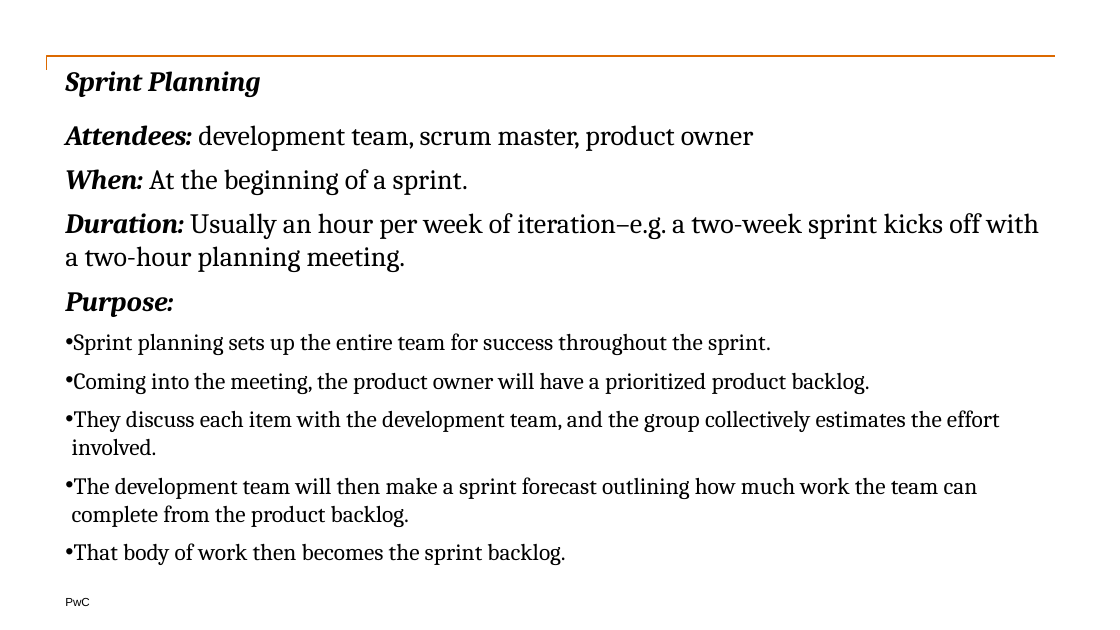
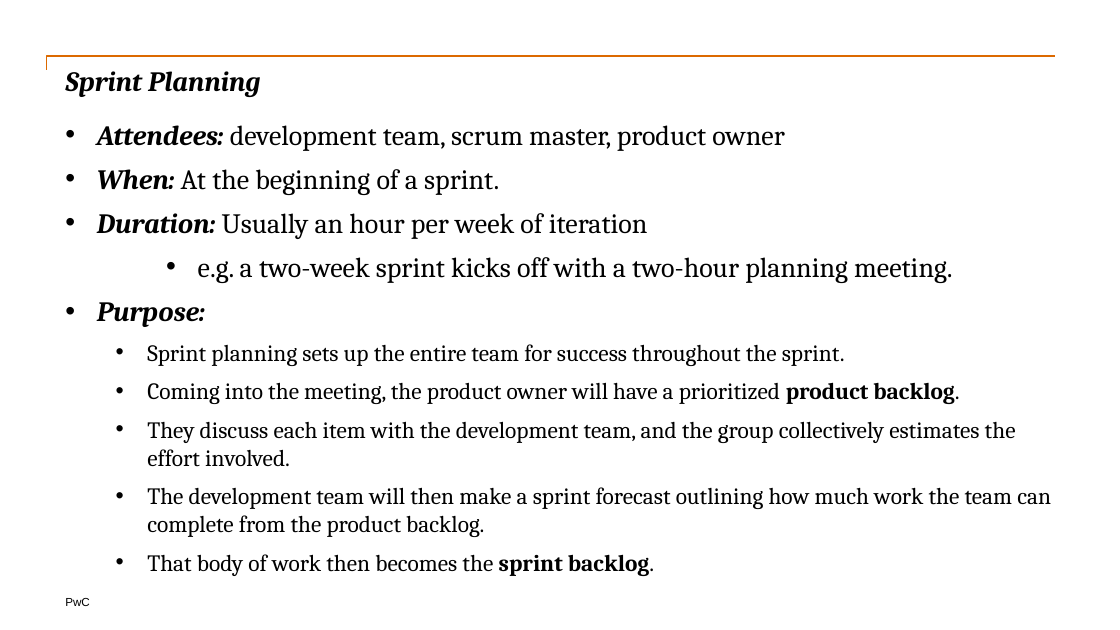
Before and after one commit to nadee158/reference_docs, a slide deck: slide 20 of doc/scrum_introduction.pptx (slide 12 before the commit). Drawn at 1120x630 pixels with LibreOffice and Linux fonts; fonts in the diff are those of the drawing. Boxes give left, top, right and bottom in pixels: in the first picture for what was removed or moved away, otherwise in the second. Text is boxed around its words. In the diff, an @@ line names an element or a change of style, - is before the commit and + after.

```diff
--- a/doc/scrum_introduction.pptx
+++ b/doc/scrum_introduction.pptx
@@ text at box(97, 125, 1051, 576): bold on in "product backlog.", "sprint backlog."; bullet none to •; list level 1 to 3 in "Sprint planning sets up the ..."; list level 1 to 3 in "Coming into the meeting, the ..."; list level 1 to 3 in "They discuss each item with ..."; list level 1 to 3 in "The development team will then ..."; list level 1 to 3 in "That body of work then ..." @@
@@ text at box(97, 213, 953, 283): text changed @@
-Duration: Usually an hour per week of iteration–e.g. a two-week sprint kicks off with a two-hour planning meeting.
+• Duration: Usually an hour per week of iteration
+        • e.g. a two-week sprint kicks off with a two-hour planning meeting.
```
Also in this commit, not shown: 14 other slides changed, 15 slides added, 2 other files.
